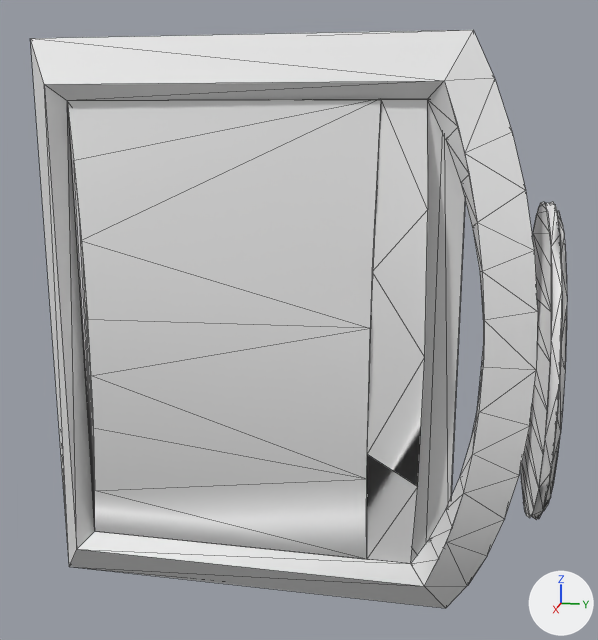
A saved change to the OBJ model datasets/ModelNet9/monitor/train/monitor_0543.obj.
One viewpoint serves both versions: a camera (50 mm lens) standing at (1.307, 0.302, 0.371) and looking at (-0.017, 0.038, 0.04). Lighting does not change. The marker at lower right points along +X, +Y and +Z. Mesh edges are drawn as thin lines. Where no turn or scale is listed for an object, it has been applied to the vertices. Vertices at the same position are counted once.

In view in the first picture: 'monitor_0543'.
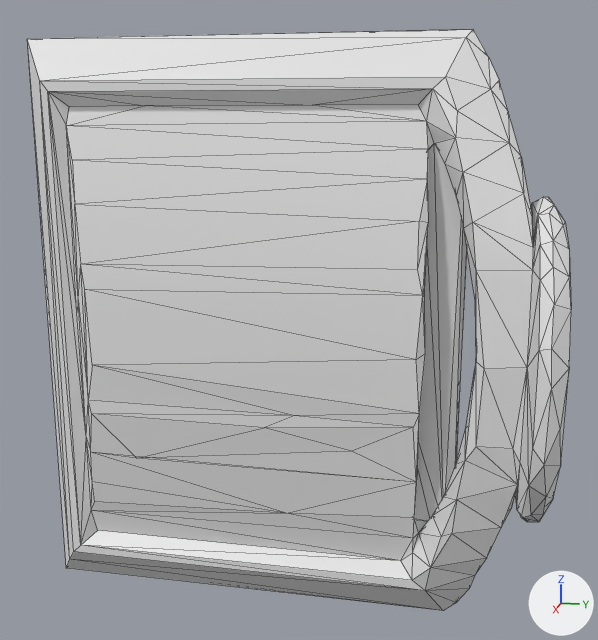
Pixel boxes [x1, y1, x2, y2] of what changed, in the pictures (598 x 640 px):
'monitor_0543', reshaped
    before: [30, 30, 567, 608]
    after: [27, 29, 571, 610]
part 1 of me_monitor_0543, rebuilt (7% wider)
    before: [30, 30, 538, 608]
    after: [27, 29, 571, 610]
part 2 of me_monitor_0543, deleted
    before: [521, 201, 567, 519]

What changed in the scene script:
```text
Change me_monitor_0543:
    used by ob_monitor_0543; location = (0.0, 0.0, 0.0)
    remove me_monitor_0543.from_pydata(...)  # 313 vertices, 381 faces, 4 loose edges; spans x -0.247..0.247, y -0.439..0.439, z -0.5..0.5
    add me_monitor_0543.from_pydata(...)  # 250 vertices, 500 faces; spans x -0.253..0.253, y -0.44..0.444, z -0.5..0.5
    me_monitor_0543 part 1: the loose piece of 145 vertices spanning x -0.078..0.065, y -0.439..0.418, z -0.5..0.5 is rebuilt with 250 vertices and now spans x -0.253..0.253, y -0.44..0.444, z -0.5..0.5
    me_monitor_0543 part 2: 6 loose pieces with 168 vertices, spanning x -0.247..0.247, y 0.266..0.439, z -0.414..0.247, are deleted
```
